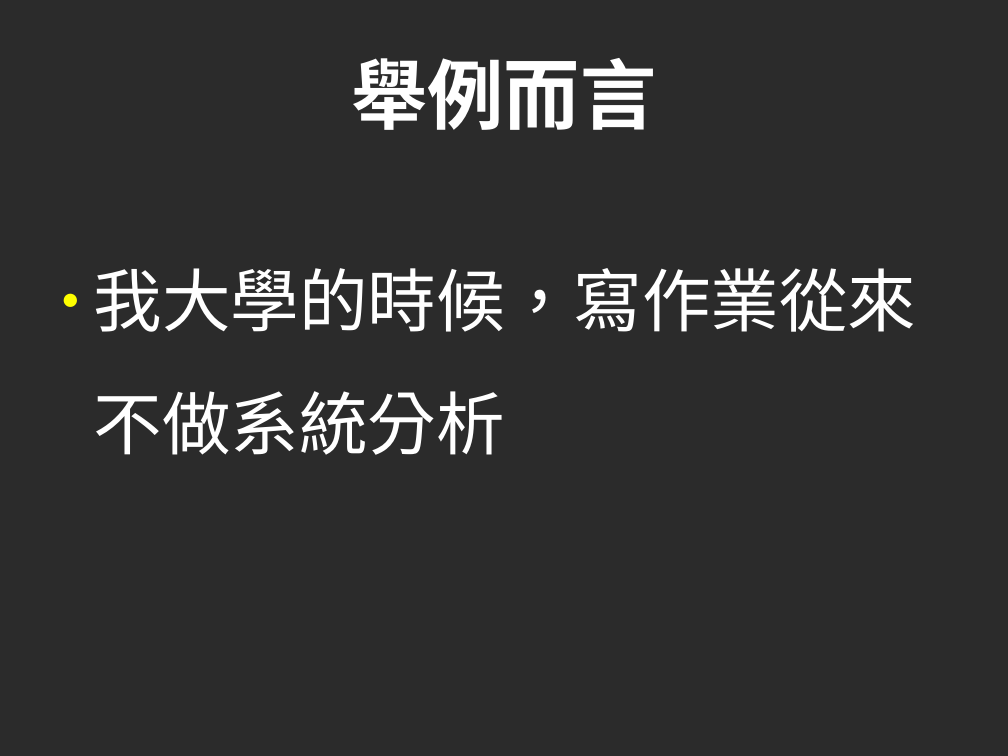
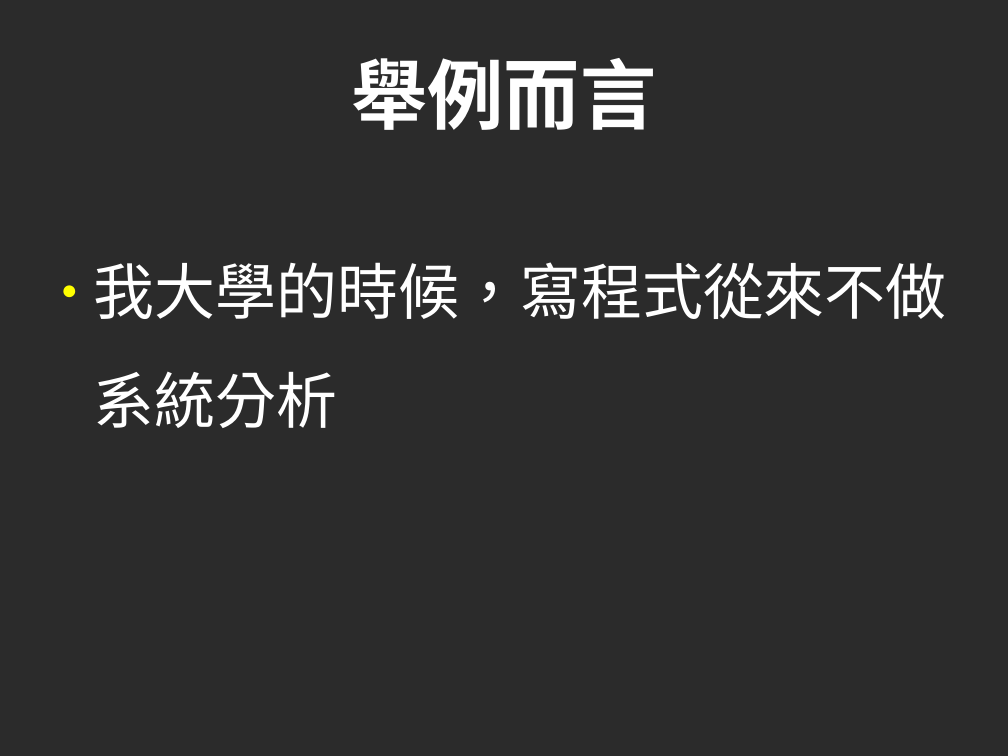
Before and after one commit to cccunimportant/10minSlides, a slide deck: slide 34 of 20minSePmSaDp.odp. Drawn at 1008x756 pixels with LibreOffice and Linux fonts; fonts in the diff are those of the drawing; background and template pictures are left out; a plain dark background stands for a picture behind light text. Boxes give left, top, right and bottom in pixels: in the first picture for what was removed or moved away, otherwise in the second. Text is boxed around its words. In the diff, an @@ line names an element or a change of style, - is before the commit and + after.

```diff
--- a/20minSePmSaDp.odp
+++ b/20minSePmSaDp.odp
@@ text at <box>94,262,947,428</box>: text changed; size 54 to 48 pt @@
-● 我大學的時候，寫作業從來不做系統分析
+● 我大學的時候，寫程式從來不做系統分析
```
Also in this commit, not shown: 29 other slides changed, 4 other files.
